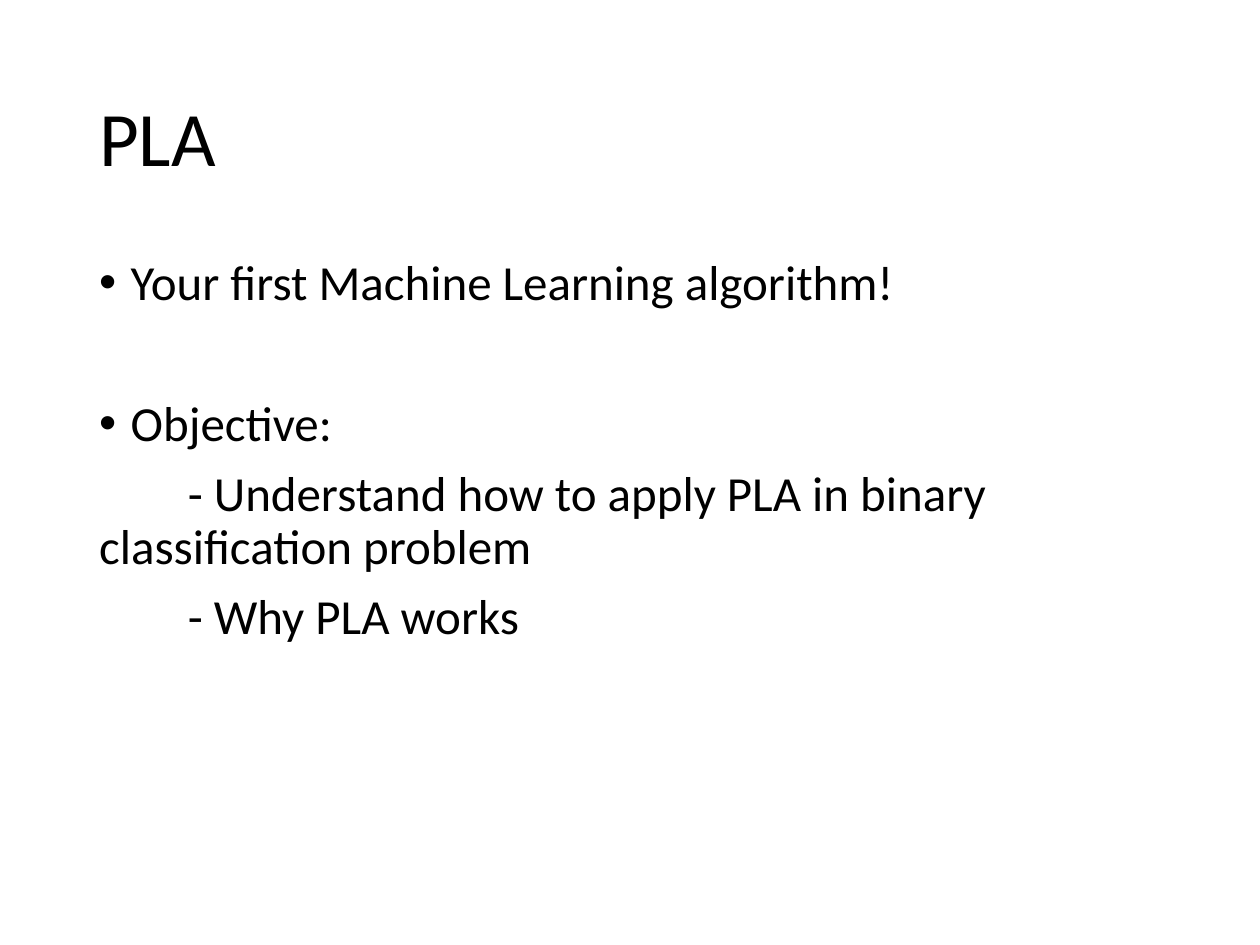
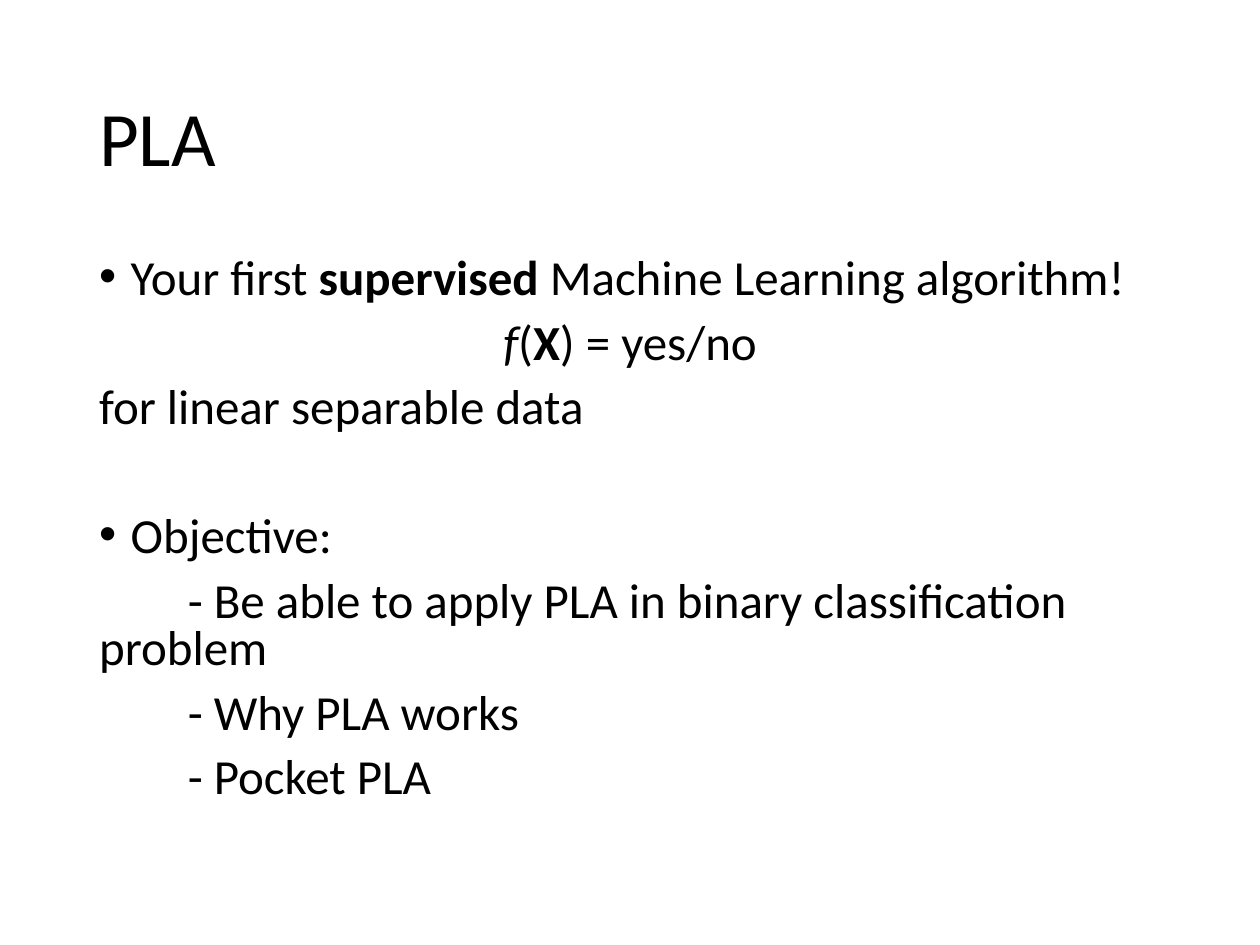
Before and after one commit to hansxiao7/Machine-learning-101, a slide deck: slide 2 of week2/PLA.pptx. Drawn at 1260x945 pixels with LibreOffice and Linux fonts; fonts in the diff are those of the drawing. Boxes give left, top, right and bottom in pixels: in the first picture for what was removed or moved away, otherwise in the second. Text is boxed around its words. In the diff, an @@ line names an element or a change of style, - is before the commit and + after.

```diff
--- a/week2/PLA.pptx
+++ b/week2/PLA.pptx
@@ text at [99, 260, 1124, 432]: text changed @@
-• Your first Machine Learning algorithm!
+• Your first supervised Machine Learning algorithm!
+f(X) = yes/no
+for linear separable data
@@ text at [131, 519, 519, 738]: line spacing 0.9 to 0.8 @@
@@ text at [99, 584, 1066, 673]: text changed @@
-- Understand how to apply PLA in binary classification problem
+- Be able to apply PLA in binary classification problem
@@ text at [214, 760, 431, 795]: paragraph added @@
+- Pocket PLA
```
Also in this commit, not shown: 7 other slides changed, 7 other files.
